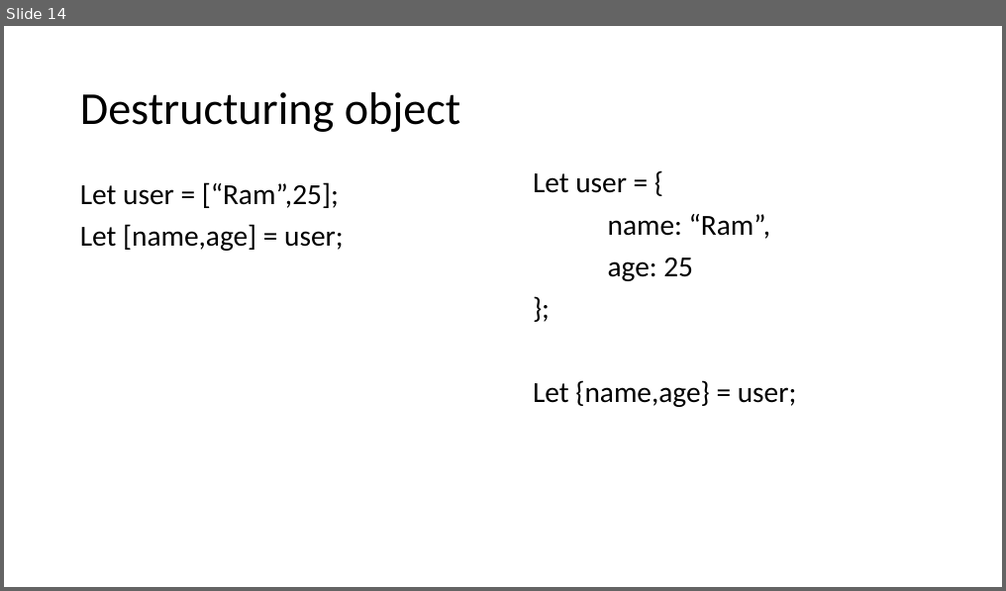
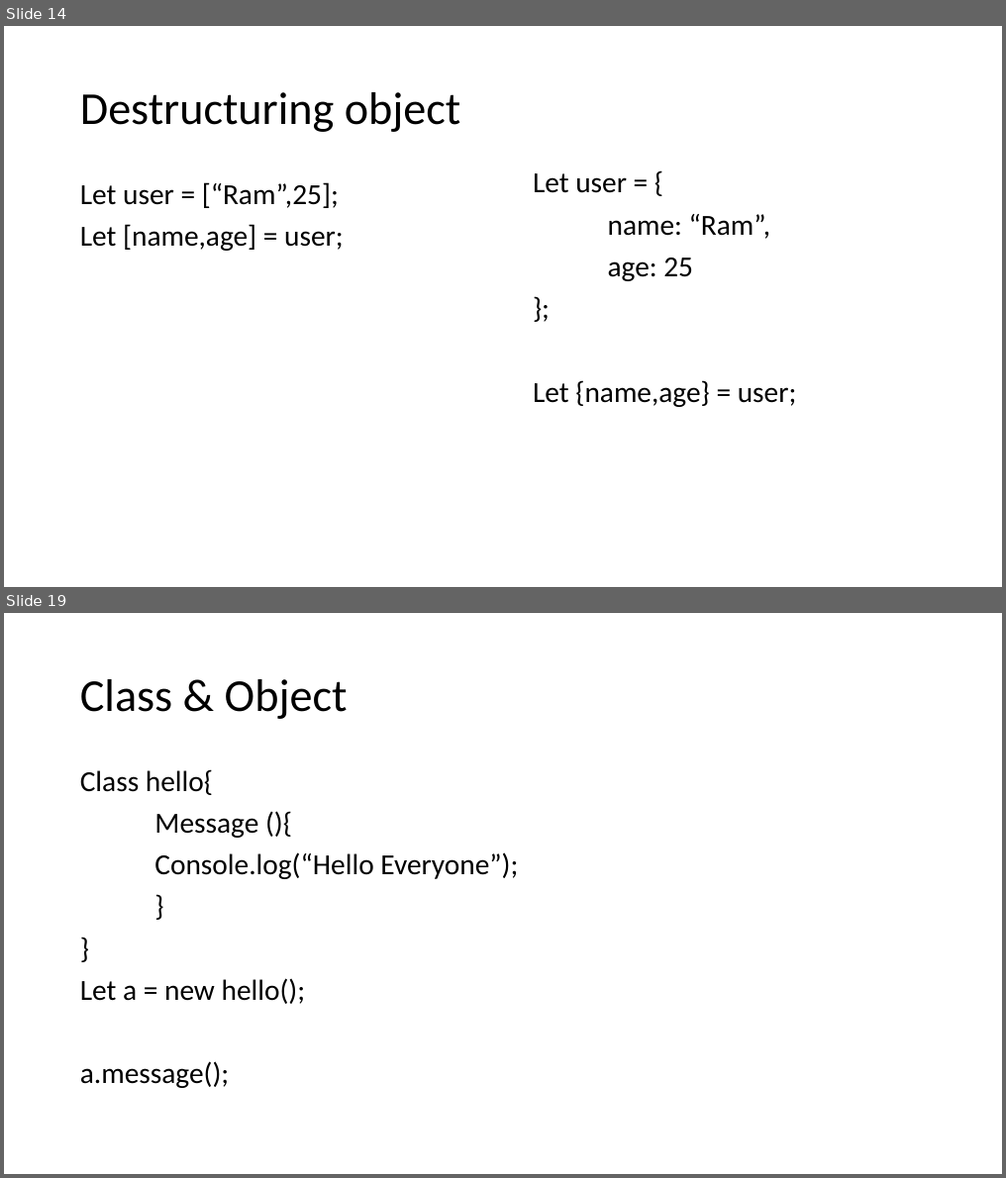
Before and after one commit to PiyushChaturvedii/Batch04, a slide deck: AdvanceJavaScript.pptx. Shown one above the other, each under a label of ours: slide 14 before the commit, slides 14 and 19 after it; the slides between them are not shown. The pictures are 1006x591 and 1006x1178 pixels, drawn with LibreOffice and Linux fonts; fonts in the diff are those of the drawing. Boxes give left, top, right and bottom in pixels: in the first picture for what was removed or moved away, otherwise in the second. Text is boxed around its words. In the diff, an @@ line names an element or a change of style, - is before the commit and + after.

```diff
--- a/AdvanceJavaScript.pptx
+++ b/AdvanceJavaScript.pptx
@@ slide 19 added at [4,613,1002,1174], background #FFFFFF @@
@@ title added at [80,679,348,719], 44 pt, text #000000 @@
+Class & Object
@@ text added at [80,769,518,1088], 28 pt, text #000000 @@
+Class hello{
+Message (){
+Console.log(“Hello Everyone”);
+}
+}
+Let a = new hello();
+a.message();
```
Also in this commit, not shown: 6 other slides added, 2 other files.
